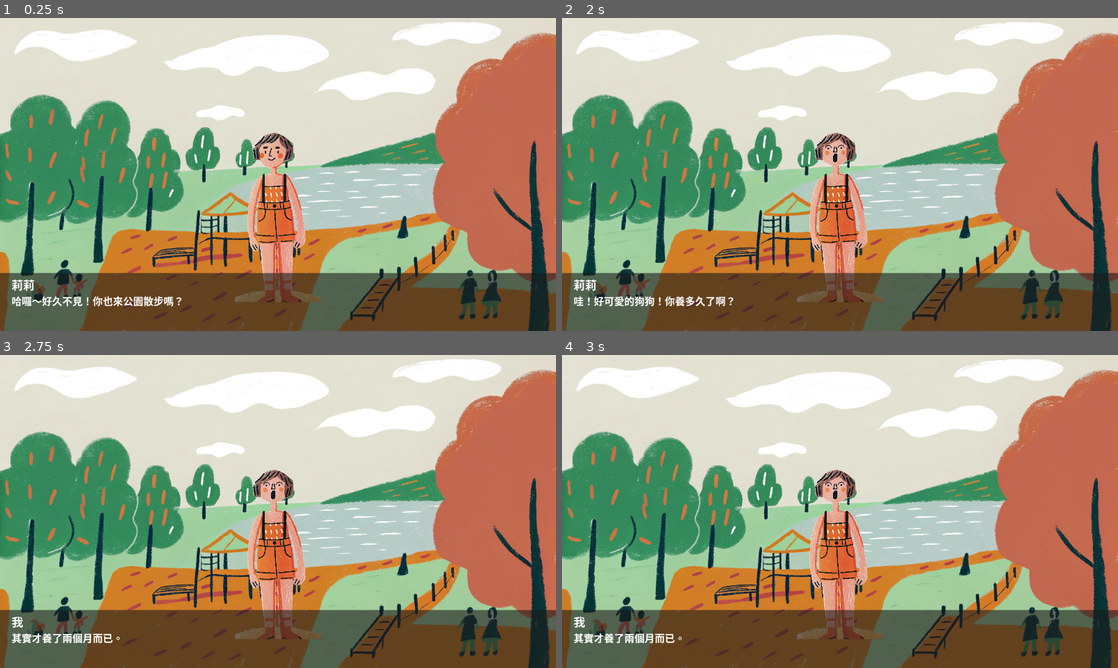
Above: before the commit, frames 1-4 (two rows, left to right).
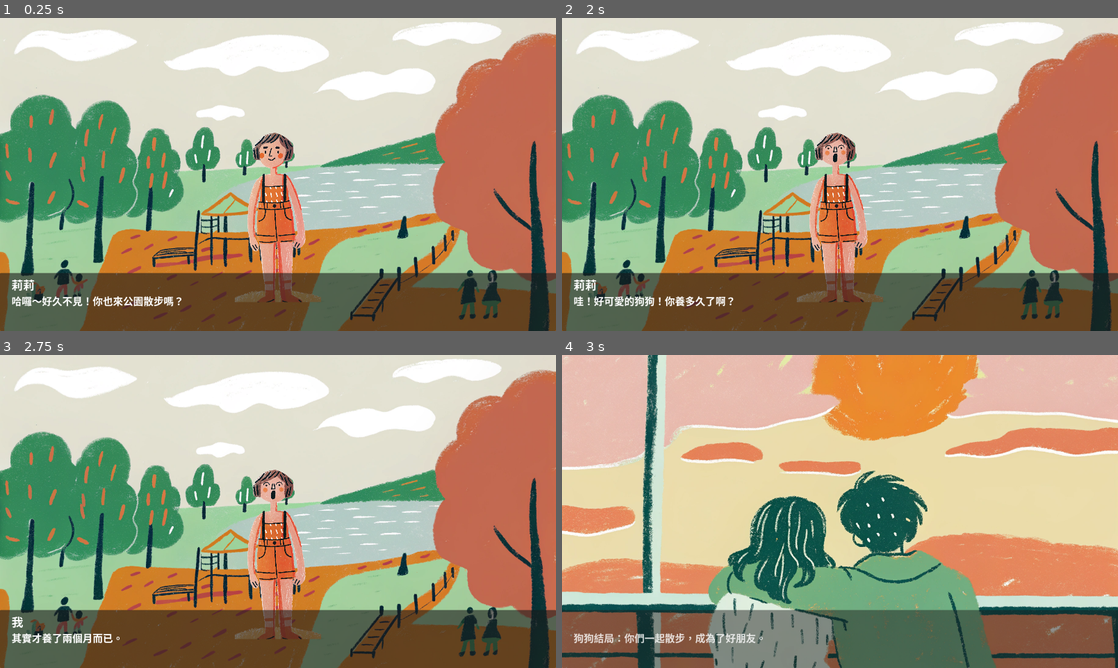
Above: after the commit, the same moments.

Repository: hey77tw/vibe_godot
Game: Godot game, scene res://scenes/DialogueScene.tscn
Same seed, same stepped clock (60 frames per second), same inputs: the game is played once before the commit and once after it.
Inputs (mouse positions are in pixels of both pictures, inside the frame that each line leads up to):
- Up to frame 1 (0.25 s): no input
- Up to frame 2 (2 s): tap Enter at 0.5 s; move the mouse to (962, 158) at 0.52 s; click (962, 158) at 0.67 s; click "我來溜狗啦" at 1.25 s
- Up to frame 3 (2.75 s): tap Space at 2 s; move the mouse to (166, 527) at 2.02 s; click (166, 527) at 2.17 s
- Up to frame 4 (3 s): tap Enter at 2.75 s; move the mouse to (895, 442) at 2.77 s; click (895, 442) at 2.92 s

Frames 1-3 are identical in both runs. In frame 4, 97% of the frame differs, in the area x 0-100%, y 0-100%.

Commit message:
新增結局

Diff:
--- a/scripts/dialogue_scene.gd
+++ b/scripts/dialogue_scene.gd
@@ -45,6 +45,11 @@
 			"text": "其實才養了兩個月而已。",
 			"character_image": "res://resources/characters/girl-a-surprise.png",
 			"background": "res://resources/backgrounds/a-park.png"
+		},
+		{
+			"is_ending": true,
+			"ending_text": "狗狗結局：你們一起散步，成為了好朋友。",
+			"background": "res://resources/endings/ending-sunshine.png"
 		}
 	],
 	"feeling_route": [
@@ -59,6 +64,11 @@
 			"text": "喔，沒什麼啦，只是最近比較忙，所以有點累。",
 			"character_image": "res://resources/characters/girl-a-surprise.png",
 			"background": "res://resources/backgrounds/a-park.png"
+		},
+		{
+			"is_ending": true,
+			"ending_text": "傾訴結局：你們聊了很久，心情好多了。",
+			"background": "res://resources/endings/ending-home.png"
 		}
 	],
 	"reject_route": [
@@ -67,6 +77,11 @@
 			"text": "⋯⋯你怎麼知道我會在公園，你是變態嗎？",
 			"character_image": "res://resources/characters/girl-a-angry.png",
 			"background": "res://resources/backgrounds/a-park.png"
+		},
+		{
+			"is_ending": true,
+			"ending_text": "BAD END\n你被當成了跟蹤狂...",
+			"background": "res://resources/endings/ending-fail.png"
 		}
 	]
 }
@@ -81,6 +96,12 @@
 		return
 
 	var dialogue = current_dialogue[current_index]
+
+	# 檢查是否為結局
+	if dialogue.has("is_ending"):
+		show_ending(dialogue)
+		return
+
 	$UIRoot/DialoguePanel/CharacterName.text = dialogue["character"]
 	$UIRoot/DialoguePanel/DialogueText.text = dialogue["text"]
 
@@ -99,6 +120,26 @@
 	# 如果有選項
 	if dialogue.has("choices"):
 		show_choices(dialogue["choices"])
+
+func show_ending(ending_data):
+	# 隱藏角色
+	$UIRoot/CharacterSprite.visible = false
+
+	# 隱藏角色名稱
+	$UIRoot/DialoguePanel/CharacterName.visible = false
+
+	# 設置並顯示結局文字
+	$UIRoot/DialoguePanel/DialogueText.text = ending_data["ending_text"]
+	$UIRoot/DialoguePanel/DialogueText.visible = true
+
+	# 保持對話框面板可見，但調整其透明度
+	$UIRoot/DialoguePanel.modulate.a = 0.8
+
+	# 更新背景
+	if ending_data.has("background"):
+		var texture = load(ending_data["background"])
+		if texture:
+			$UIRoot/Background.texture = texture
 
 func show_choices(choices):
 	# 清除現有的選項按鈕
Binary file added: resources/endings/ending-fail.png
Not shown, added: resources/endings/ending-fail.png.import
Binary file added: resources/endings/ending-home.png
Not shown, added: resources/endings/ending-home.png.import
Binary file added: resources/endings/ending-sunshine.png
Not shown, added: resources/endings/ending-sunshine.png.import
